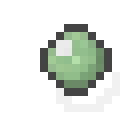
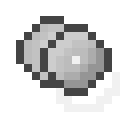
Comparing the layer stacks of the two 128px x 128px images. Changes:
hid group "Modifiers" (13 layers) over (x1=16, y1=16, x2=104, y2=88)
showed "Core" (2nd of 2, in "Yoyo") over (x1=72, y1=56, x2=80, y2=64)
showed "Side" (2nd of 2, in "Yoyo") over (x1=16, y1=16, x2=64, y2=88)
